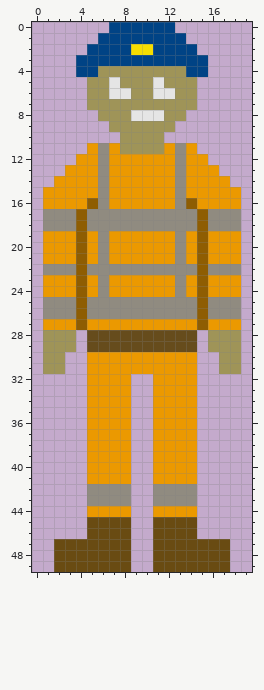
Two states of a pixel-art sprite, terrable/assets/jusju.png. Above is the file before it was changed.
The file is 20x50 pixels. Pixels under 10% opacity are left out. Colours within 5 levels of each other are drawn and written as one.
New version:
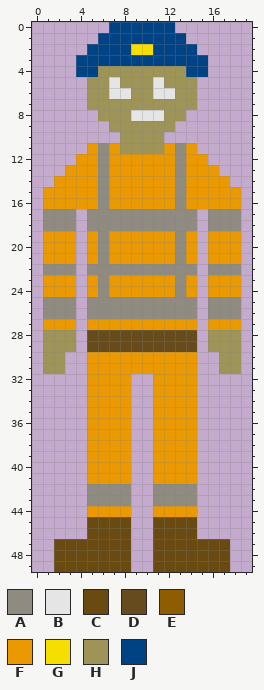
Palette (. is transparent): A #908b80  B #e5e5e5  C #694b12  D #664c1c  E #8e5d02  F #eb9900  G #f6de00  H #9f9458  J #004385
From old to new:
y 16: x 5 E -> F; x 14 E -> F
y 17..27: x 4 E -> .; x 15 E -> .
Where, in picture pixels (left, top, right, bottom), the same in both pictures:
changed: (76, 198, 98, 330)
changed: (186, 198, 208, 330)
